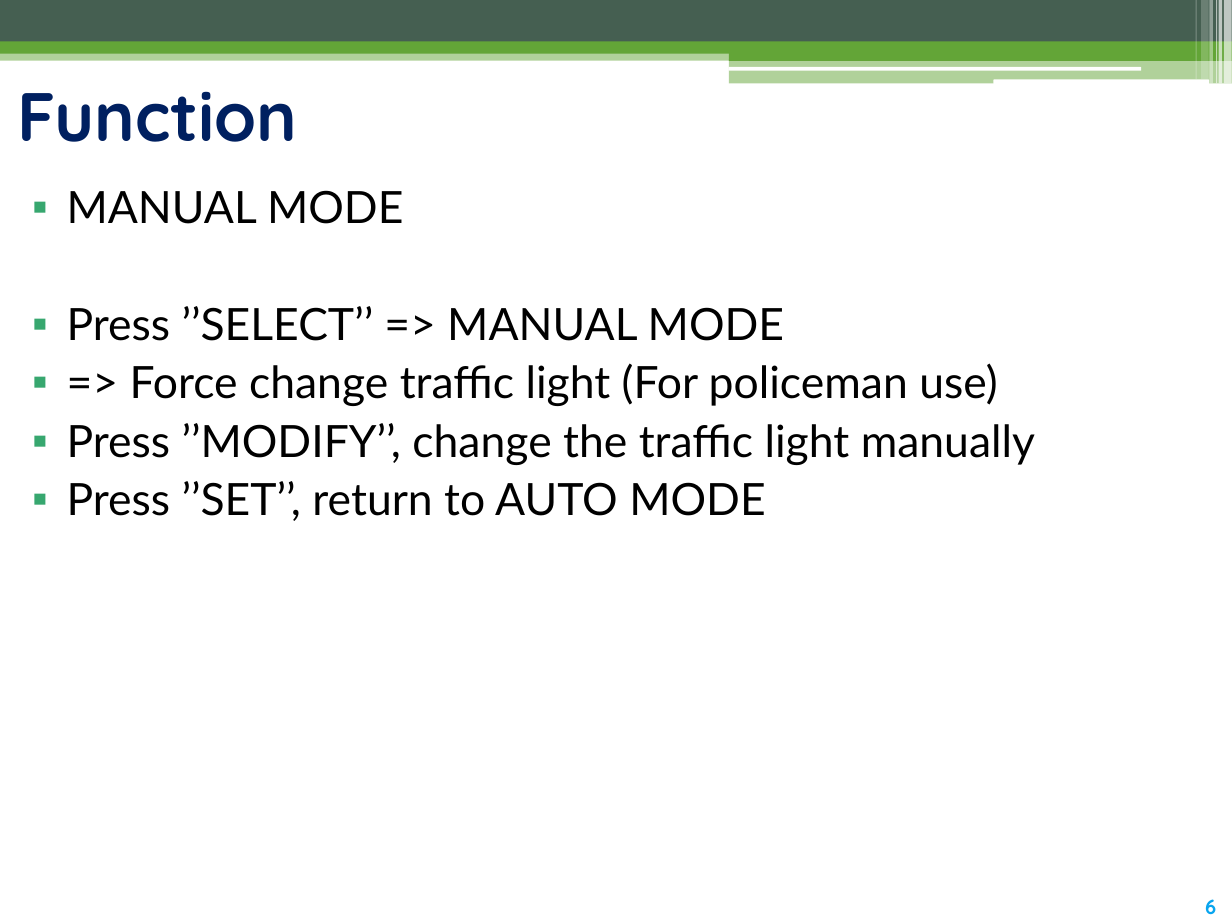
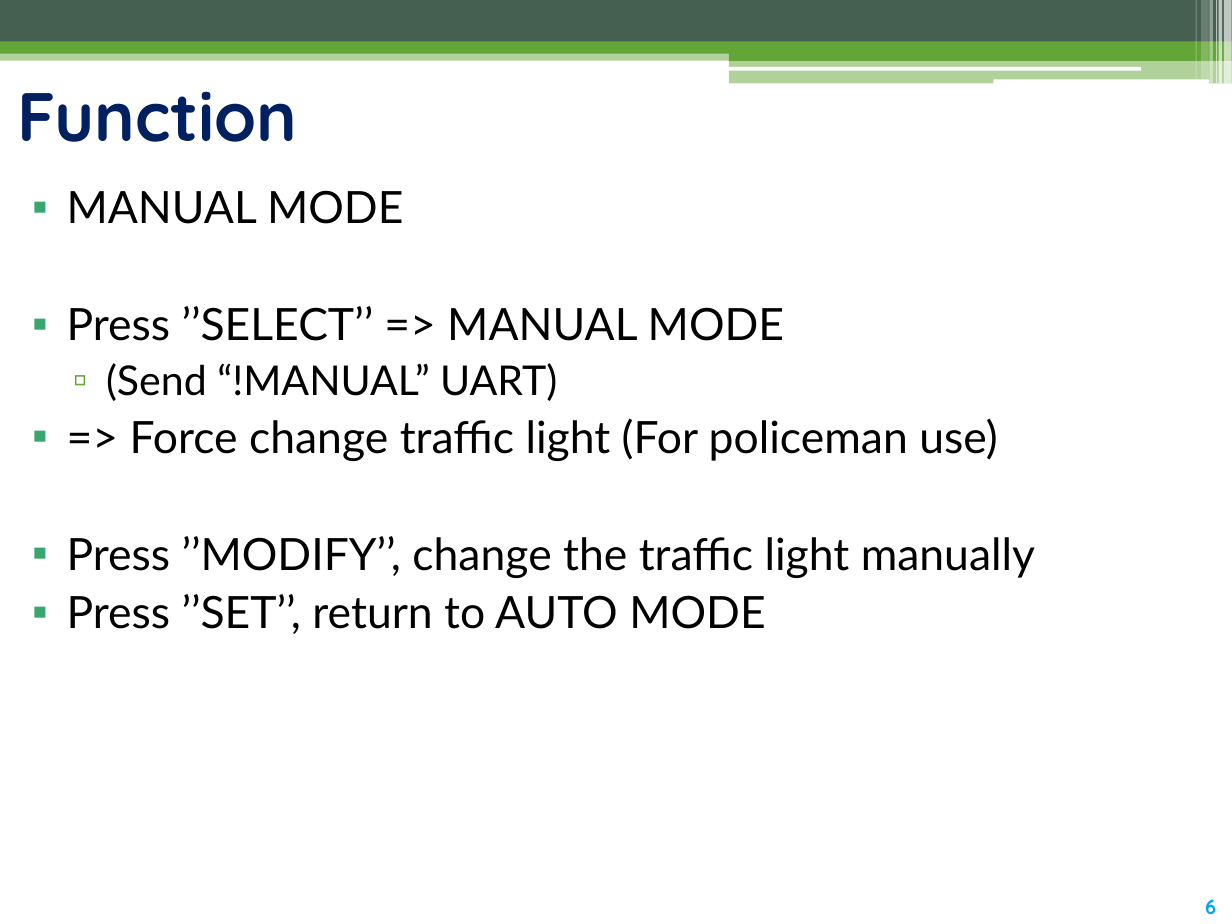
Before and after one commit to thoriumrabbit/CO3009_MCU_PROJECT-1, a slide deck: slide 6 of [MCU] AssignmentProject.pptx. Drawn at 1232x924 pixels with LibreOffice and Linux fonts; fonts in the diff are those of the drawing. Boxes give left, top, right and bottom in pixels: in the first picture for what was removed or moved away, otherwise in the second. Text is boxed around its words. In the diff, an @@ line names an element or a change of style, - is before the commit and + after.

Commit message:
finish describe function in pptx

```diff
--- a/[MCU] AssignmentProject.pptx
+++ b/[MCU] AssignmentProject.pptx
@@ text at [106,363,557,401]: paragraph added @@
+  ▫ (Send “!MANUAL” UART)
```
Also in this commit, not shown: 2 other slides changed, 1 other file.
